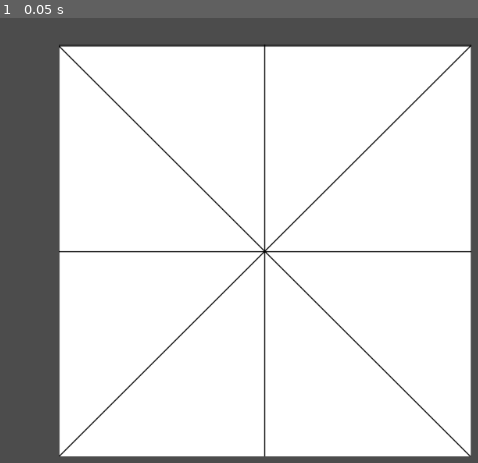
Above: before the commit, frame 1.
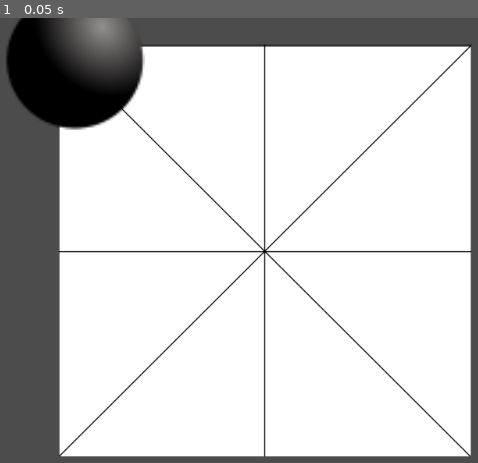
Above: after the commit, the same moment.

Repository: GodotGarden/morris-game
Game: Godot game, scene res://Board.tscn
The game is run twice, just before and just after one commit, with the same random seed, the same clock (stepped at 60 frames per second) and the same inputs.
Inputs:
- Up to frame 1 (0.05 s): no input

The runs differ from the first frame. In frame 1, 5.6% of the frame differs, in the area x 1-31%, y 0-26%.
Error after the commit: Parse Error: Mixed tabs and spaces in indentation. (res://Position.gd:12)

Commit message:
Add first position to board

Diff:
--- a/Board.tscn
+++ b/Board.tscn
@@ -1,11 +1,13 @@
-[gd_scene load_steps=3 format=2]
+[gd_scene load_steps=4 format=2]
 
 [ext_resource path="res://Board.gd" type="Script" id=1]
 [ext_resource path="res://images/board.svg" type="Texture" id=2]
+[ext_resource path="res://Position.tscn" type="PackedScene" id=3]
 
-[node name="Board" type="Node2D"]
+[node name="Board" type="Node2D" index="0"]
 
 script = ExtResource( 1 )
+_sections_unfolded = [ "Transform", "Z Index" ]
 
 [node name="Sprite" type="Sprite" parent="." index="0"]
 
@@ -13,3 +15,8 @@
 scale = Vector2( 0.7, 0.7 )
 texture = ExtResource( 2 )
 _sections_unfolded = [ "Transform" ]
+
+[node name="Position" parent="." index="1" instance=ExtResource( 3 )]
+
+position = Vector2( 263.028, 52.9429 )
+scale = Vector2( 10, 10 )
--- a/Position.tscn
+++ b/Position.tscn
@@ -8,7 +8,7 @@
 custom_solver_bias = 0.0
 radius = 8.69088
 
-[node name="Position" type="Area2D" index="0"]
+[node name="Position" type="Area2D"]
 
 position = Vector2( -8.20227, 0 )
 scale = Vector2( 20, 20 )
